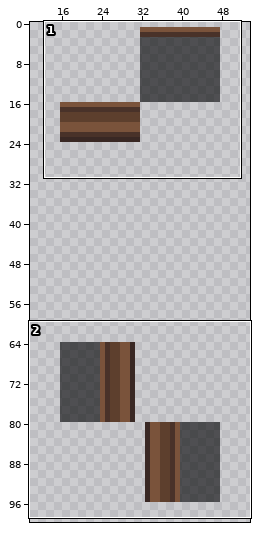
Two versions of one sprite sheet, Resources/Textures/_CP14/Structures/Roof/wooden.rsi/roof3.png. Above: a wide view before the commit, with the close-up outlined.
Close-up. Before:
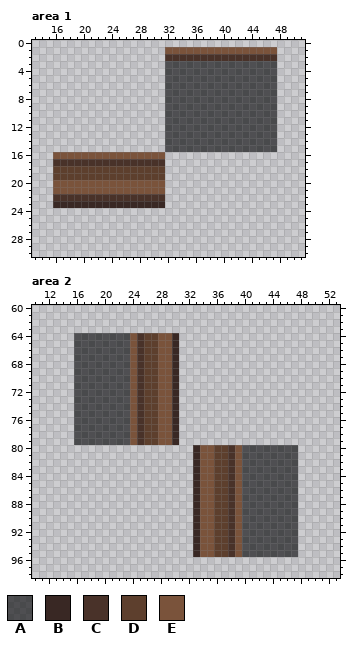
The file is 64x128 pixels. Shown: area 1: x 13..51, y 0..30; area 2: x 10..53, y 60..98. The wide view leaves out empty margins.
Palette (. is transparent): A #060709a2  B #392824  C #493229  D #5d3f2d  E #7a533b
Pixels before, area 1, first column x 16:
 1 ................EEEEEEEEEEEEEEEE
 2 ................CCCCCCCCCCCCCCCC
 3 ................AAAAAAAAAAAAAAAA
 4 ................AAAAAAAAAAAAAAAA
 5 ................AAAAAAAAAAAAAAAA
 6 ................AAAAAAAAAAAAAAAA
 7 ................AAAAAAAAAAAAAAAA
 8 ................AAAAAAAAAAAAAAAA
 9 ................AAAAAAAAAAAAAAAA
10 ................AAAAAAAAAAAAAAAA
11 ................AAAAAAAAAAAAAAAA
12 ................AAAAAAAAAAAAAAAA
13 ................AAAAAAAAAAAAAAAA
14 ................AAAAAAAAAAAAAAAA
15 ................AAAAAAAAAAAAAAAA
16 EEEEEEEEEEEEEEEE................
17 CCCCCCCCCCCCCCCC................
18 DDDDDDDDDDDDDDDD................
19 DDDDDDDDDDDDDDDD................
20 EEEEEEEEEEEEEEEE................
21 EEEEEEEEEEEEEEEE................
22 CCCCCCCCCCCCCCCC................
23 BBBBBBBBBBBBBBBB................
Pixels before, area 2, first column x 16:
64 AAAAAAAAECDDEEB.................
65 AAAAAAAAECDDEEB.................
66 AAAAAAAAECDDEEB.................
67 AAAAAAAAECDDEEB.................
68 AAAAAAAAECDDEEB.................
69 AAAAAAAAECDDEEB.................
70 AAAAAAAAECDDEEB.................
71 AAAAAAAAECDDEEB.................
72 AAAAAAAAECDDEEB.................
73 AAAAAAAAECDDEEB.................
74 AAAAAAAAECDDEEB.................
75 AAAAAAAAECDDEEB.................
76 AAAAAAAAECDDEEB.................
77 AAAAAAAAECDDEEB.................
78 AAAAAAAAECDDEEB.................
79 AAAAAAAAECDDEEB.................
80 .................BEEDDCEAAAAAAAA
81 .................BEEDDCEAAAAAAAA
82 .................BEEDDCEAAAAAAAA
83 .................BEEDDCEAAAAAAAA
84 .................BEEDDCEAAAAAAAA
85 .................BEEDDCEAAAAAAAA
86 .................BEEDDCEAAAAAAAA
87 .................BEEDDCEAAAAAAAA
88 .................BEEDDCEAAAAAAAA
89 .................BEEDDCEAAAAAAAA
90 .................BEEDDCEAAAAAAAA
91 .................BEEDDCEAAAAAAAA
92 .................BEEDDCEAAAAAAAA
93 .................BEEDDCEAAAAAAAA
94 .................BEEDDCEAAAAAAAA
95 .................BEEDDCEAAAAAAAA
The same view after the edit:
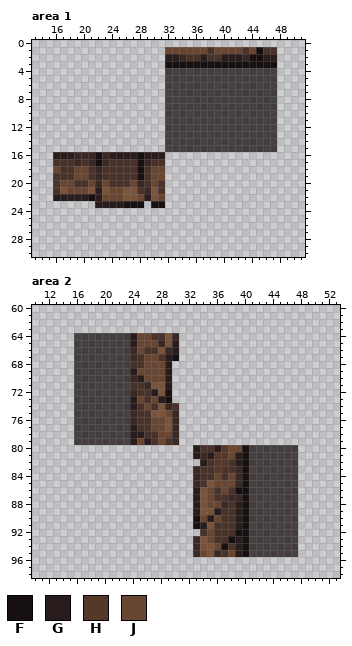
Colours new in this view: F #171010  G #291c1c  H #56382a  J #684631
Difference:
colour A: #060709a2 -> #120a0ab8
Area 1:
y 1: x 32..47 EEEEEEEEEEEEEEEE -> JJJJJJCJJJJCJFCC
y 2: x 32..34 CCC -> GGB; x 37 C -> G; x 40..47 CCCCCCCC -> GGGBFFGG
y 3: x 32..47 AAAAAAAAAAAAAAAA -> FFFFFFFFFFFFFFFF
y 16: x 16..31 EEEEEEEEEEEEEEEE -> GGGBBBFBGGGGFGGG
y 17: x 19 C -> B; x 21..23 CCC -> BFB; x 28..29 CC -> FB
y 18: x 16..31 DDDDDDDDDDDDDDDD -> JCCJJCBCCCCCFCJJ
y 19: x 16..31 DDDDDDDDDDDDDDDD -> CCCJJCBCCCCCFCJJ
y 20: x 16..31 EEEEEEEEEEEEEEEE -> CJJCCJBJCCCJBCJC
y 21: x 16 E -> C; x 18..20 EEE -> JJJ; x 22 E -> G; x 24..25 EE -> JJ; x 28..29 EE -> CB; x 31 E -> C
y 22: x 16..31 CCCCCCCCCCCCCCCC -> GGGGGFGJJJEEJGEJ
y 23: x 16..31 BBBBBBBBBBBBBBBB -> ......GGGGFFF.FF
Area 2:
y 64: x 24..28 ECDDE -> GJJCC
y 65: x 24..28 ECDDE -> GJJJB; x 30 B -> G
y 66: x 24..27 ECDD -> BJCC; x 29..30 EB -> BG
y 67: x 24 E -> B; x 26..30 DDEEB -> JJCGF
y 68: x 24 E -> C; x 26..30 DDEEB -> JJJG.
y 69: x 24..30 ECDDEEB -> GJJJJG.
y 70: x 24..30 ECDDEEB -> BGJJJG.
y 71: x 24 E -> C; x 26..27 DD -> BE; x 29..30 EB -> G.
y 72: x 24 E -> B; x 26..27 DD -> CG; x 29..30 EB -> F.
y 73: x 24..30 ECDDEEB -> GJCJGF.
y 74: x 24 E -> G; x 26..27 DD -> JC; x 29..30 EB -> BC
y 75: x 24 E -> B; x 26..27 DD -> CE; x 29 E -> J
y 76: x 24 E -> B; x 26..28 DDE -> CJJ
y 77: x 24 E -> G; x 26..28 DDE -> CJJ
y 78: x 24..29 ECDDEE -> GGCCJJ
y 79: x 24..29 ECDDEE -> GJGCJC
y 80: x 33..40 BEEDDCEA -> GCCGHJJF
y 81: x 33..40 BEEDDCEA -> GBGHHJGF
y 82: x 33..37 BEEDD -> .GCHH; x 39..40 EA -> GF
y 83: x 34..37 EEDD -> CCHC; x 39..40 EA -> BF
y 84: x 34..40 EEDDCEA -> CCJCJBF
y 85: x 34 E -> C; x 36..40 DDCEA -> JJJBF
y 86: x 33 B -> G; x 35..37 EDD -> JCJ; x 39..40 EA -> FF
y 87: x 33 B -> G; x 35..40 EDDCEA -> JCCBBF
y 88: x 33 B -> G; x 35..37 EDD -> JJB; x 39..40 EA -> GF
y 89: x 33 B -> G; x 36..37 DD -> GC; x 39..40 EA -> GF
y 90: x 33..37 BEEDD -> FJGJC; x 39..40 EA -> GF
y 91: x 33..34 BE -> FG; x 36..37 DD -> CC; x 39..40 EA -> GF
y 92: x 33..37 BEEDD -> .CJCC; x 39..40 EA -> FF
y 93: x 35..40 EDDCEA -> JCCFGF
y 94: x 36..37 DD -> JF; x 39..40 EA -> GF
y 95: x 34 E -> J; x 36..40 DDCEA -> BCJGF
